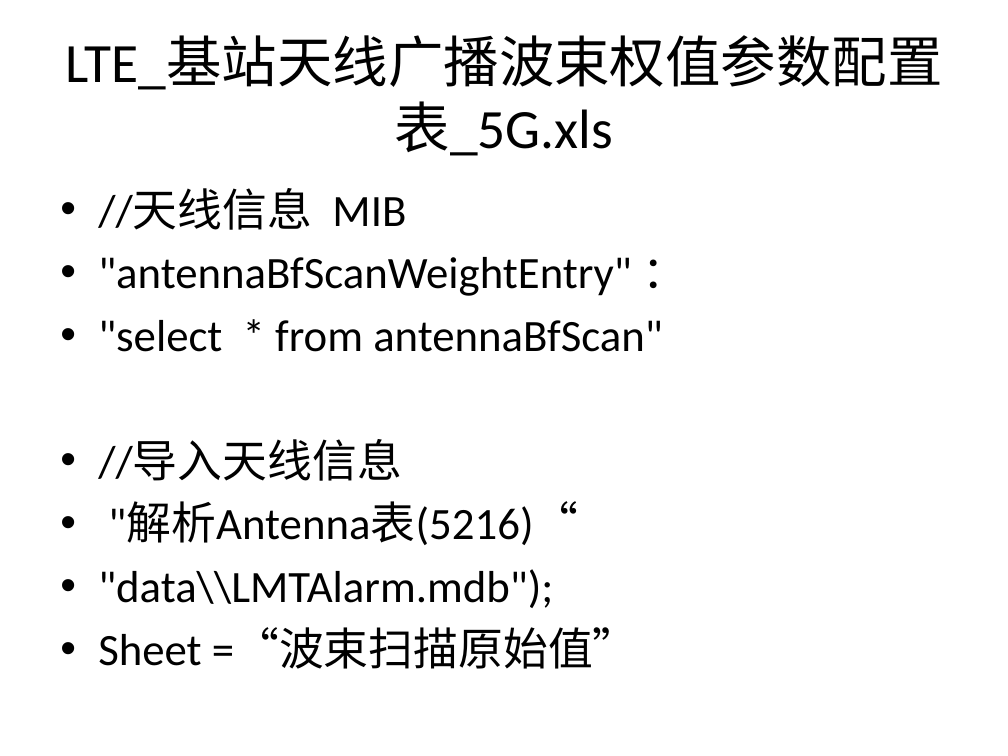
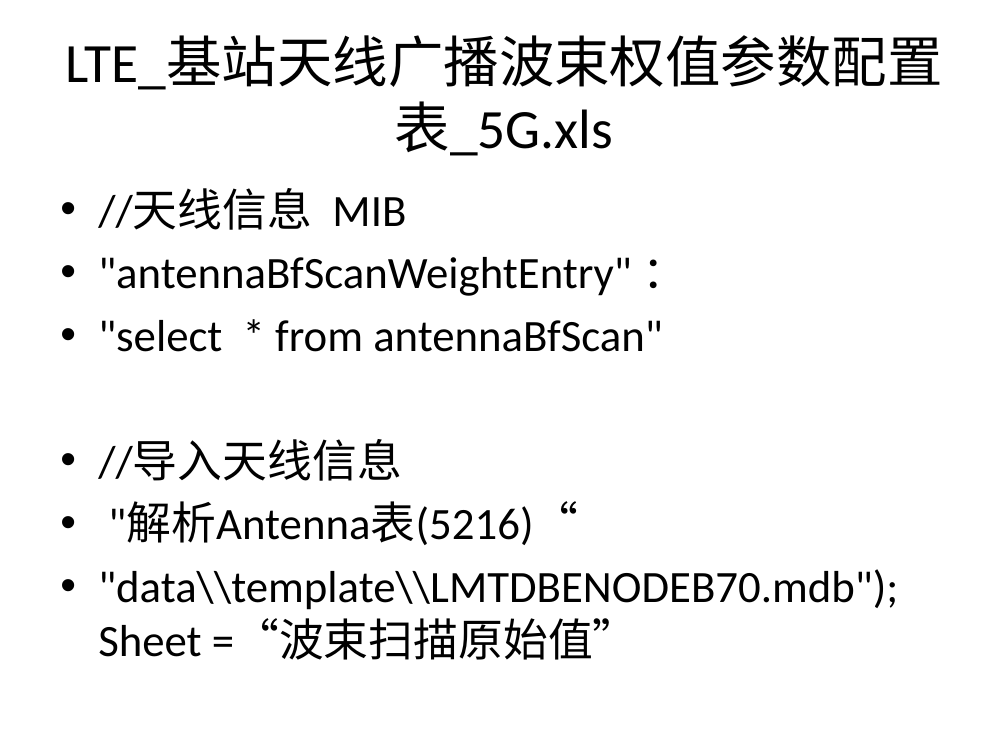
Before and after one commit to 180579045/LMT2018, a slide deck: slide 13 of Doc/参考文档/生成cfg相关文档/转化过程总结 ： cfg 转化过程.pptx. Drawn at 1008x756 pixels with LibreOffice and Linux fonts; fonts in the diff are those of the drawing. Boxes give left, top, right and bottom in pixels: in the first picture for what was removed or moved away, otherwise in the second. Text is boxed around its words. In the diff, an @@ line names an element or a change of style, - is before the commit and + after.

Commit message:
天线-波束扫描原始值 数据处理完成

```diff
--- a/Doc/参考文档/生成cfg相关文档/转化过程总结 ： cfg 转化过程.pptx
+++ b/Doc/参考文档/生成cfg相关文档/转化过程总结 ： cfg 转化过程.pptx
@@ text at [98, 569, 898, 660]: text changed @@
-• "data\\LMTAlarm.mdb");
-• Sheet =“波束扫描原始值”
+• "data\\template\\LMTDBENODEB70.mdb"); Sheet =“波束扫描原始值”
```
Also in this commit, not shown: 2 other files.
